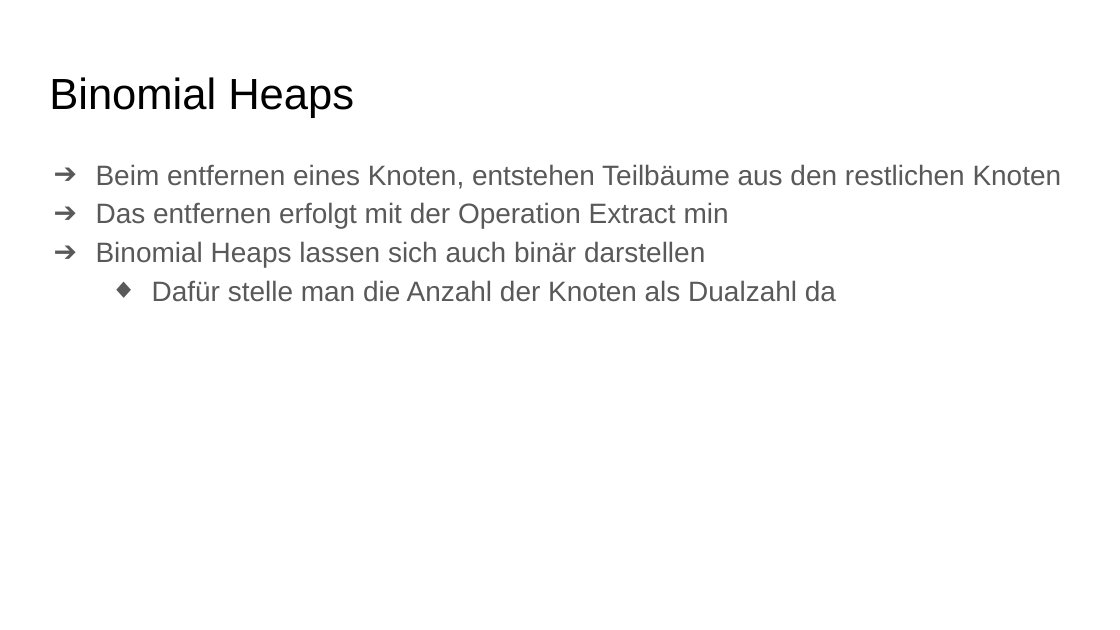
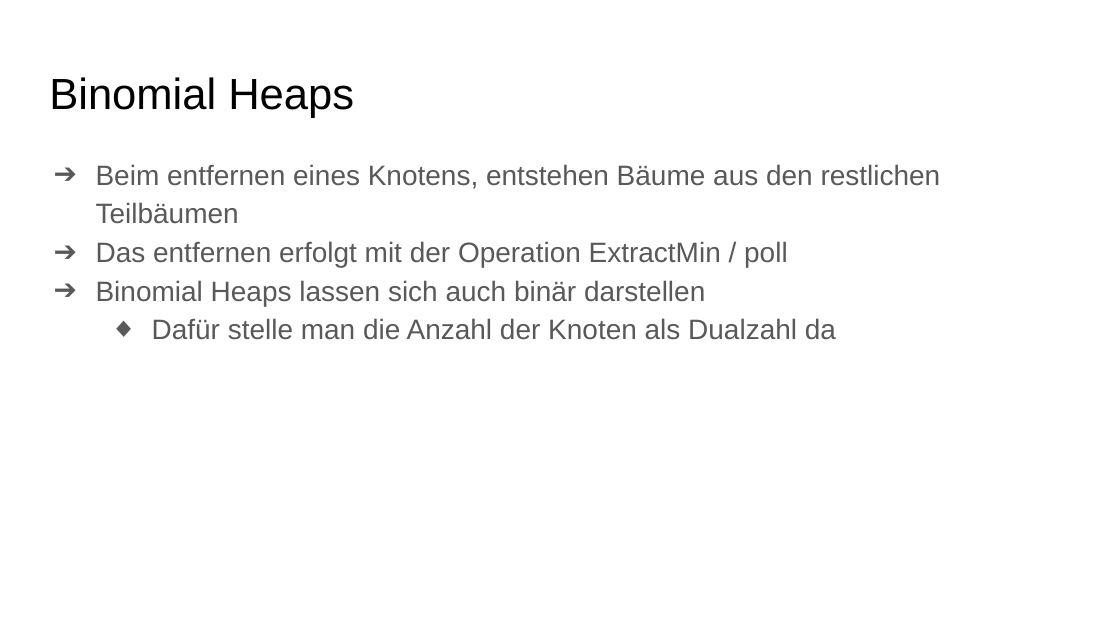
Before and after one commit to DieCoolenVonDerSchule/Algo1920fixed, a slide deck: slide 11 of Dokumente/Präsentation.pptx (slide 9 before the commit). Drawn at 1120x630 pixels with LibreOffice and Linux fonts; fonts in the diff are those of the drawing. Boxes give left, top, right and bottom in pixels: in the first picture for what was removed or moved away, otherwise in the second. Text is boxed around its words. In the diff, an @@ line names an element or a change of style, - is before the commit and + after.

```diff
--- a/Dokumente/Präsentation.pptx
+++ b/Dokumente/Präsentation.pptx
@@ text at [96, 164, 941, 267]: text changed @@
-➔ Beim entfernen eines Knoten, entstehen Teilbäume aus den restlichen Knoten
-➔ Das entfernen erfolgt mit der Operation Extract min
+➔ Beim entfernen eines Knotens, entstehen Bäume aus den restlichen Teilbäumen
+➔ Das entfernen erfolgt mit der Operation ExtractMin / poll
```
Also in this commit, not shown: 5 other slides changed, 3 slides added, 2 slides removed, 5 other files.
